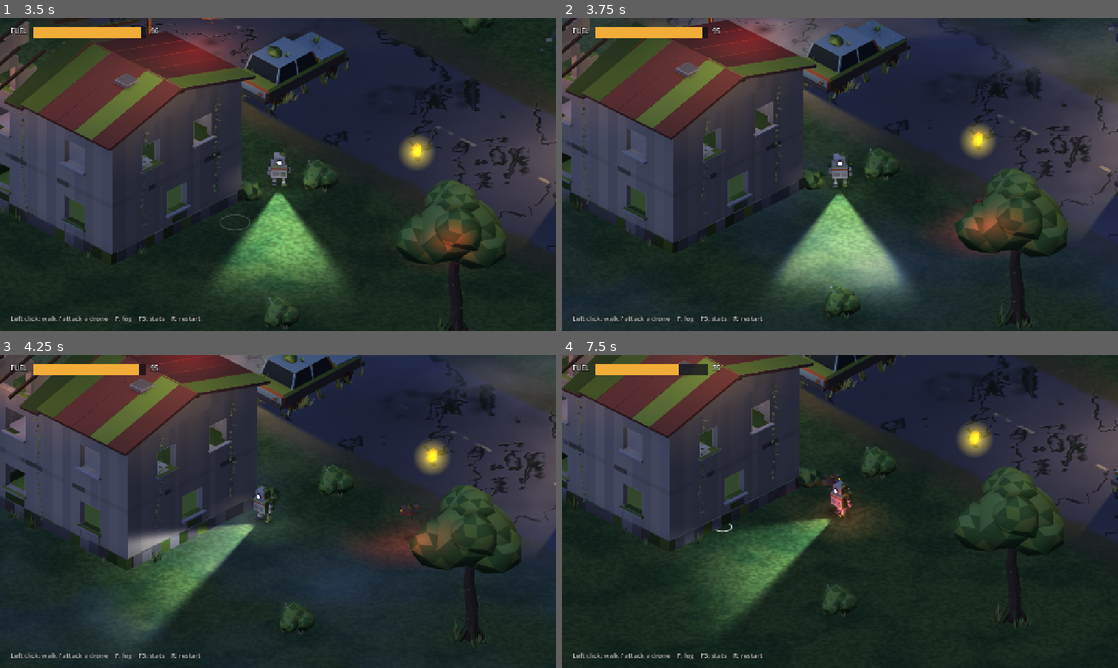
Above: before the commit, frames 1-4 (two rows, left to right).
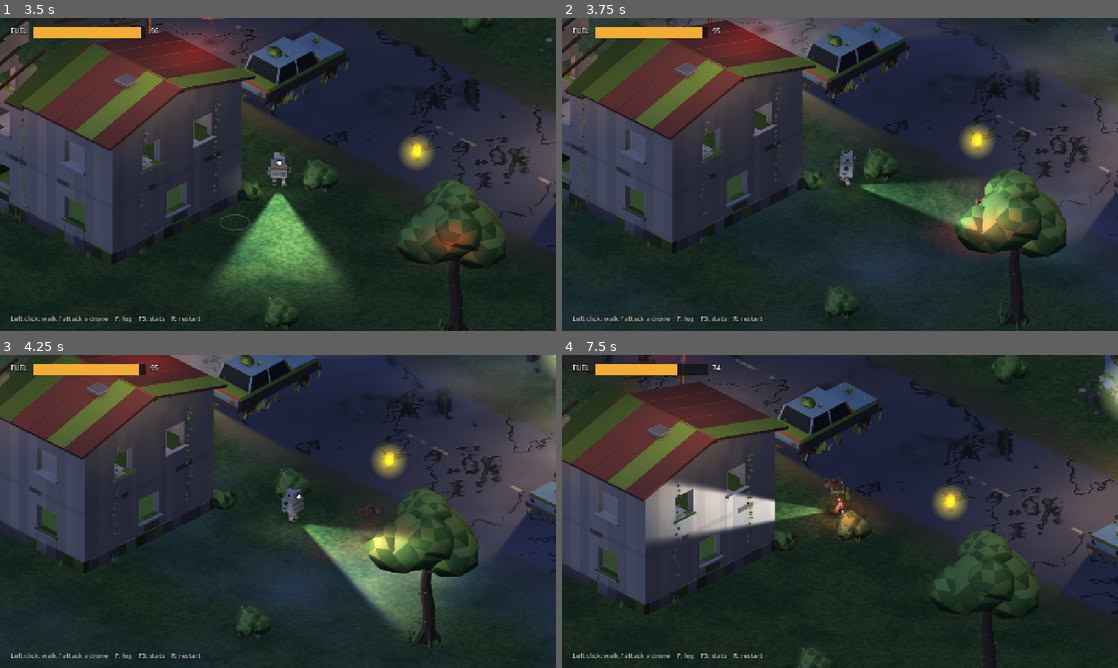
Above: after the commit, the same moments.

Repository: Oaken78/scavenger-2d
Game: Godot game, scene res://scenes/main.tscn
Same seed, same stepped clock (60 frames per second), same inputs: the game is played once before the commit and once after it.
Inputs (mouse positions are in pixels of both pictures, inside the frame that each line leads up to):
- Up to frame 1 (3.5 s): tap Enter at 0.5 s; move the mouse to (400, 158) at 0.52 s; hold F (toggle_fog) 0.53-1.25 s; click (400, 158) at 0.67 s; drag from (166, 190) to (250, 237) at 1.27 s; move the mouse to (333, 105) at 2.02 s; tap Alt at 2.1 s; click (333, 105) at 2.17 s; drag from (250, 237) to (111, 127) at 2.77 s
- Up to frame 2 (3.75 s): move the mouse to (1006, 221) at 3.52 s; hold F (toggle_fog) from 3.53 s (still down); click (1006, 221) at 3.67 s
- Up to frame 3 (4.25 s): keep holding F (toggle_fog)
- Up to frame 4 (7.5 s): release F (toggle_fog) at 4.25 s; drag from (673, 464) to (756, 433) at 4.27 s; move the mouse to (867, 511) at 5.02 s; tap Alt at 5.1 s; click (867, 511) at 5.17 s; drag from (756, 433) to (728, 527) at 5.77 s; move the mouse to (962, 495) at 6.52 s; hold F (toggle_fog) 6.53-7.25 s; click (962, 495) at 6.67 s; drag from (728, 527) to (812, 574) at 7.27 s

Frame 1 is identical in both runs. In frame 2, 11% of the frame differs, in the area x 0-100%, y 0-99%; in frame 3, 38%; in frame 4, 48%, in the area x 0-100%, y 0-100%.

Commit message:
fix(scavenger-2d): clicks reach the game (fog layer and fuel bar ignore the mouse)
The fog ColorRect follows the camera over the whole screen and had the default
mouse_filter STOP, so it swallowed every left click before _unhandled_input:
the robot never walked. play_loop now sends a real mouse click and asserts the
robot moved; it failed windowed before the fix (robot_z stayed 7.0) and passes after.

Co-Authored-By: Claude Opus 5.5 <noreply@anthropic.com>

Diff:
--- a/scripts/hud.gd
+++ b/scripts/hud.gd
@@ -27,6 +27,7 @@
 	_bar.position = Vector2(76, 20)
 	_bar.size = bar_size
 	_bar.show_percentage = false
+	_bar.mouse_filter = Control.MOUSE_FILTER_IGNORE
 	var bg := StyleBoxFlat.new()
 	bg.bg_color = Color(0.05, 0.06, 0.09, 0.75)
 	bg.border_color = Color(0.6, 0.6, 0.65, 0.6)
--- a/scripts/main.gd
+++ b/scripts/main.gd
@@ -266,6 +266,8 @@
 	add_child(_fog)
 	var rect := ColorRect.new()
 	rect.name = "FogLayer"
+	# The fog covers the whole screen: it must let clicks through to _unhandled_input.
+	rect.mouse_filter = Control.MOUSE_FILTER_IGNORE
 	rect.size = Vector2(1800, 1100)
 	rect.light_mask = MASK_SHADOWED
 	var mat := ShaderMaterial.new()
--- a/test/scenarios/play_loop.json
+++ b/test/scenarios/play_loop.json
@@ -7,6 +7,9 @@
     {"wait_frames": 30},
     {"screenshot": "start"},
     {"assert_prop": {"node": ".", "prop": "canisters_left", "op": "==", "value": 5}},
+    {"mouse_click": [900, 300], "button": "left"},
+    {"wait_frames": 60},
+    {"assert_prop": {"node": ".", "prop": "robot_z", "op": "<", "value": 6.95}},
     {"call": {"node": ".", "method": "debug_move_to", "args": [3.0, 2.0]}},
     {"expect_signal": {"node": ".", "signal": "canister_taken", "timeout_frames": 600}},
     {"assert_prop": {"node": ".", "prop": "canisters_left", "op": "==", "value": 4}},
